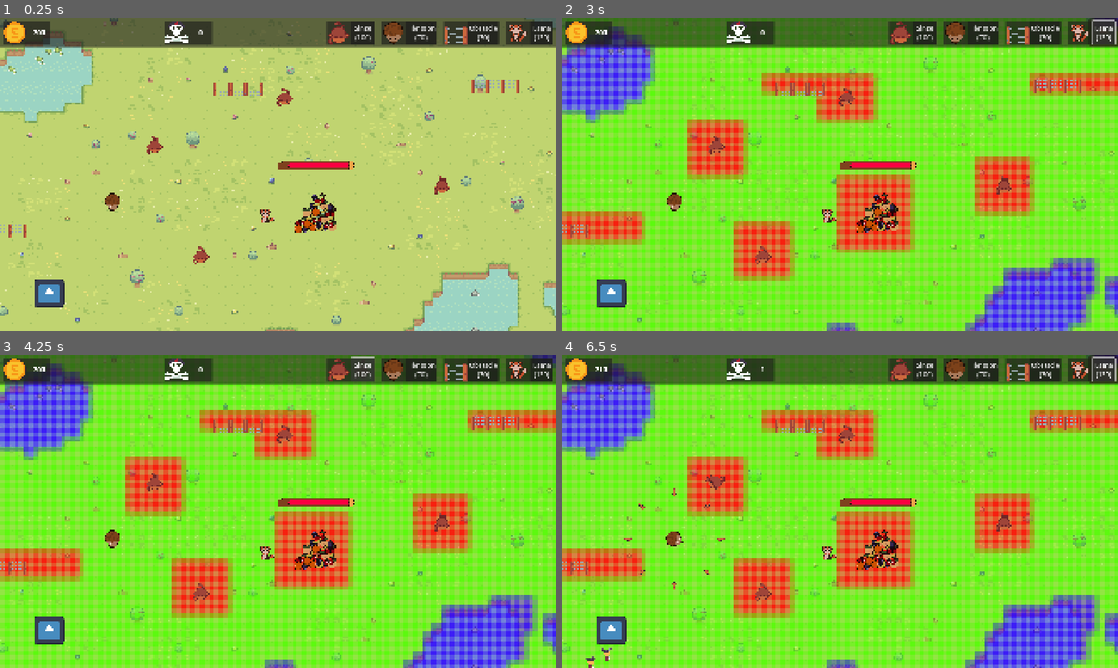
Above: before the commit, frames 1-4 (two rows, left to right).
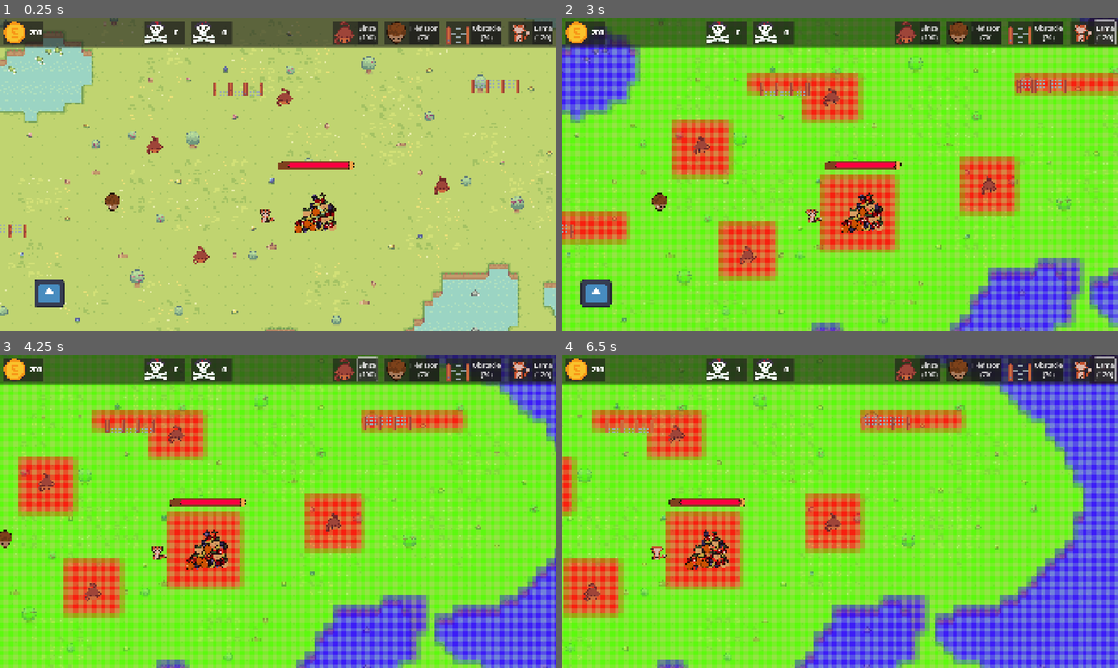
Above: after the commit, the same moments.

Repository: CreaJeu/PirateTowerDefense
Game: Godot game, scene res://scenes/main.tscn
Same seed, same stepped clock (60 frames per second), same inputs: the game is played once before the commit and once after it. The engine's default icon, where the game draws it, is replaced by a stand-in: a white triangle on a blue panel in a dark square.
Inputs:
- Up to frame 1 (0.25 s): no input
- Up to frame 2 (3 s): click "Singe (100)" at 0.5 s; click "Hérisson (70)" at 1.25 s; click "Obstacle (70)" at 2 s; click "Lama (120)" at 2.75 s
- Up to frame 3 (4.25 s): click "Singe (100)" at 3.5 s
- Up to frame 4 (6.5 s): click "Hérisson (70)" at 4.25 s; click "Obstacle (70)" at 5 s; click "Lama (120)" at 5.75 s

The runs differ from the first frame. In frame 1, 2.1% of the frame differs, in the area x 5-100%, y 1-9%; in frame 2, 72%; in frame 3, 77%; in frame 4, 83%, in the area x 0-100%, y 0-100%.

Commit message:
Add difficulty levels

Diff:
--- a/scenes/main.tscn
+++ b/scenes/main.tscn
@@ -70,6 +70,8 @@
 enemy_scene = ExtResource("3_1bvp3")
 spawn_rate = 0.5
 
+[node name="SpawnTimer" type="Timer" parent="EnemySpawner"]
+
 [node name="Obstacles" type="Node2D" parent="."]
 
 [node name="Obstacle" parent="Obstacles" instance=ExtResource("4_lquwl")]
--- a/scenes/topbar.tscn
+++ b/scenes/topbar.tscn
@@ -83,6 +83,33 @@
 text = "[center][b]100"
 vertical_alignment = 1
 
+[node name="DifficultyMCont" type="MarginContainer" parent="HBoxContainer"]
+layout_mode = 2
+size_flags_horizontal = 3
+theme_override_constants/margin_left = 10
+theme_override_constants/margin_top = 10
+theme_override_constants/margin_right = 10
+theme_override_constants/margin_bottom = 10
+
+[node name="PanelContainer" type="PanelContainer" parent="HBoxContainer/DifficultyMCont"]
+layout_mode = 2
+
+[node name="HBoxContainer" type="HBoxContainer" parent="HBoxContainer/DifficultyMCont/PanelContainer"]
+layout_mode = 2
+
+[node name="TextureRect" type="TextureRect" parent="HBoxContainer/DifficultyMCont/PanelContainer/HBoxContainer"]
+layout_mode = 2
+texture = ExtResource("5_eexb2")
+expand_mode = 2
+
+[node name="LabelDifficulty" type="RichTextLabel" parent="HBoxContainer/DifficultyMCont/PanelContainer/HBoxContainer"]
+layout_mode = 2
+size_flags_horizontal = 3
+theme_override_font_sizes/bold_font_size = 24
+bbcode_enabled = true
+text = "[center][b]0"
+vertical_alignment = 1
+
 [node name="Empty" type="MarginContainer" parent="HBoxContainer"]
 layout_mode = 2
 size_flags_horizontal = 3
--- a/scripts/enemy_spawner.gd
+++ b/scripts/enemy_spawner.gd
@@ -5,23 +5,31 @@
 @export var spawn_rate = 1.5 # seconds between spawns
 @export var spawn_distance = 960.0
 
+# Difficulty scaling parameters
+@export var min_spawn_rate = 0.1 # fastest possible spawn rate
+@export var kills_per_difficulty_increase = 10 # kills needed for each speed increase
+@export var spawn_rate_decrease_amount = 0.1 # how much faster spawns get per threshold
+
+@onready var spawn_timer: Timer = $SpawnTimer
+
 var game_over := false
 var timer := 0.0
+var current_spawn_rate: float
 
 func _ready() -> void:
 	Signals.game_over.connect(_on_game_over)
+	current_spawn_rate = spawn_rate
+	Signals.enemy_died.connect(_check_difficulty_increase)
 
-func _process(delta):
+	spawn_timer.wait_time = current_spawn_rate
+	spawn_timer.one_shot = false
+	spawn_timer.timeout.connect(spawn_enemy)
+	spawn_timer.start()
+
+func spawn_enemy():
 	if game_over:
 		return
 
-	# Using delta is bad, use a timer
-	timer += delta
-	if timer > spawn_rate:
-		spawn_enemy()
-		timer = 0.0
-
-func spawn_enemy():
 	var enemy: Enemy = enemy_scene.instantiate()
 	$"../Enemies".add_child(enemy)
 	var angle = randf() * 360
@@ -39,4 +47,26 @@
 
 func _on_game_over():
 	game_over = true
+	spawn_timer.stop()
 	print("EnemySpawner: Stopped spawning after game over.")
+
+func _check_difficulty_increase(_unused: int):
+	var kills = Gamestate.get_kills()
+
+	# Calculate how many difficulty increases should have happened
+	var new_difficulty = int(kills / kills_per_difficulty_increase)
+	if new_difficulty == Gamestate.difficulty_level:
+		return
+
+	Gamestate.difficulty_level =  new_difficulty
+	Signals.difficulty_increased.emit(new_difficulty)
+
+	# Calculate what the spawn rate should be based on difficulty level
+	var new_spawn_rate = spawn_rate - (Gamestate.difficulty_level * spawn_rate_decrease_amount)
+
+	# Clamp to minimum spawn rate
+	new_spawn_rate = max(new_spawn_rate, min_spawn_rate)
+
+	current_spawn_rate = new_spawn_rate
+	spawn_timer.wait_time = current_spawn_rate
+	print("Difficulty increased! New spawn rate: ", current_spawn_rate)
--- a/scripts/gamestate.gd
+++ b/scripts/gamestate.gd
@@ -4,6 +4,7 @@
 
 var money: int = 200
 var kills: int = 0
+var difficulty_level: int = 0
 
 func _ready() -> void:
 	Signals.enemy_died.connect(add_money)
--- a/scripts/signals.gd
+++ b/scripts/signals.gd
@@ -4,3 +4,4 @@
 signal enemy_died(money_gained)
 signal obstacle_destroyed(position: Vector2, width: int, height: int, rotation: float)
 signal game_over()
+signal difficulty_increased(new_difficulty: int)
--- a/scripts/topbar.gd
+++ b/scripts/topbar.gd
@@ -8,6 +8,7 @@
 
 @onready var label_money = $HBoxContainer/MoneyMCont/PanelContainer/HBoxContainer/LabelMoney
 @onready var label_kills = $HBoxContainer/KillsMCont/PanelContainer/HBoxContainer/LabelKills
+@onready var label_difficulty = $HBoxContainer/DifficultyMCont/PanelContainer/HBoxContainer/LabelDifficulty
 
 @export var build_manager: BuildManager
 @export var obstacle_scene: PackedScene
@@ -32,6 +33,7 @@
 	button_lama.text = "Lama\n("+str(build_manager.lama_cost)+")"
 
 	Signals.enemy_died.connect(update_kills)
+	Signals.difficulty_increased.connect(update_difficulty)
 	update_kills(0)
 
 func update_money(money: int):
@@ -60,6 +62,9 @@
 func update_kills(_unused: int):
 	label_kills.text = "[center][b]" + str(Gamestate.get_kills())
 
+func update_difficulty(new_difficulty: int):
+	label_difficulty.text = "[center][b]" + str(new_difficulty)
+
 func on_button_obstacle():
 	build_manager.start_build(obstacle_scene, build_manager.obstacle_cost)
 
Not shown, changed: assets/sprites/structure/Singe.aseprite.import
Not shown: 2 places in scenes/main.tscn that only renumber resources
Not shown: 1 places in scenes/topbar.tscn that only renumber resources
